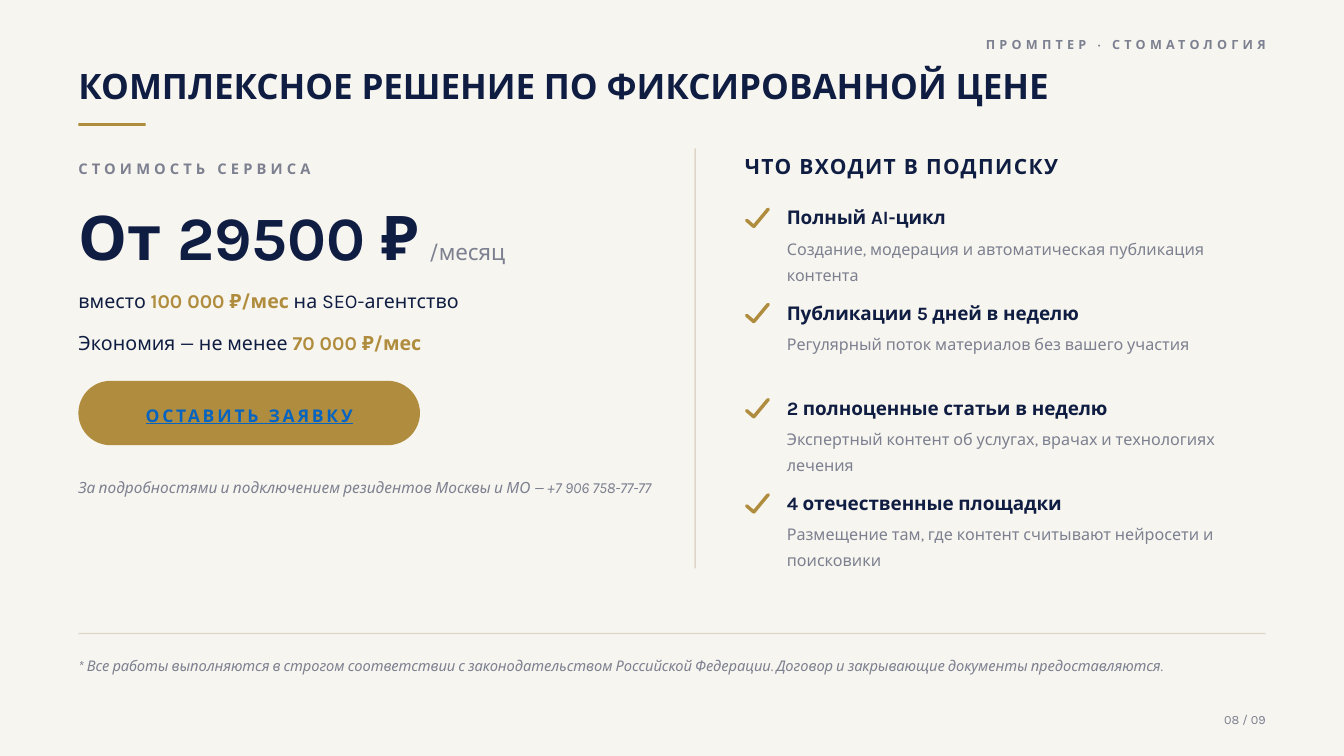
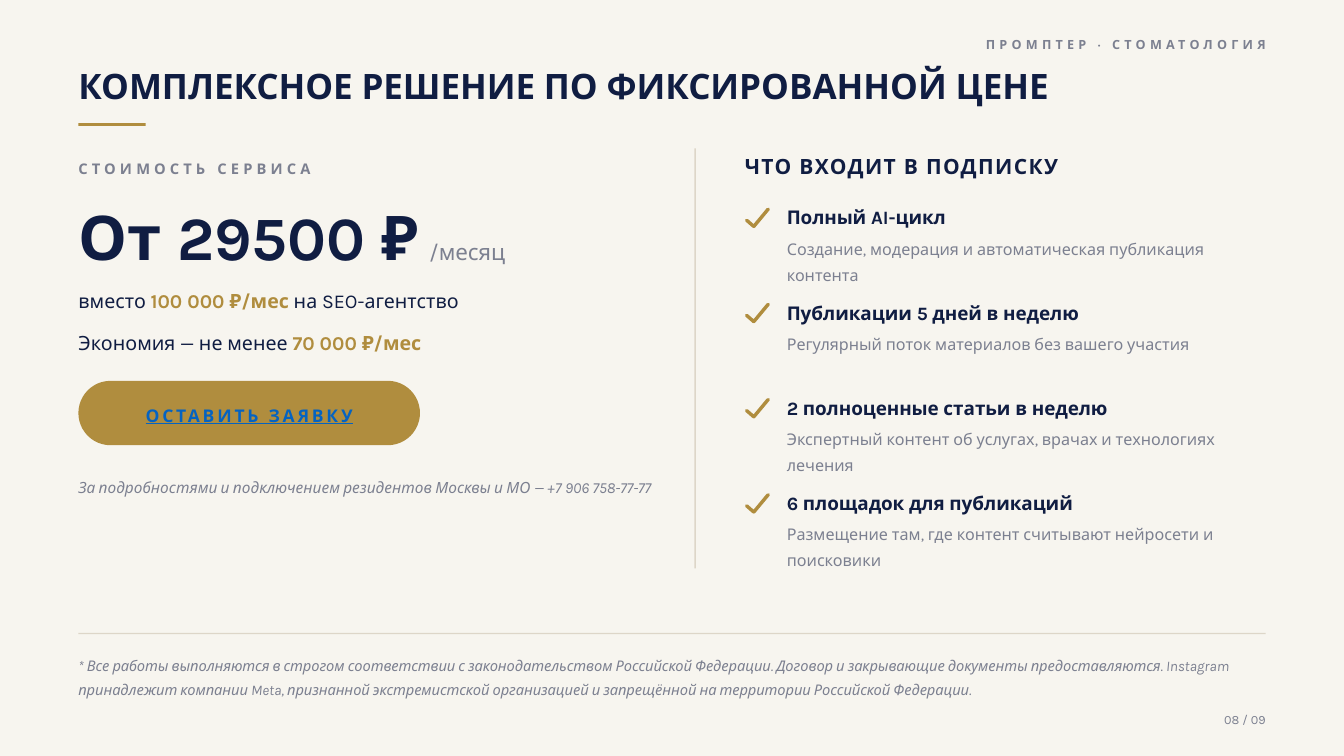
Before and after one commit to injusticebeast802-coder/taste-skill, a slide deck: slide 8 of prompter-moscow/presentation/prompter-dental.pptx. Drawn at 1344x756 pixels with LibreOffice and Linux fonts; fonts in the diff are those of the drawing. Boxes give left, top, right and bottom in pixels: in the first picture for what was removed or moved away, otherwise in the second. Text is boxed around its words. In the diff, an @@ line names an element or a change of style, - is before the commit and + after.

```diff
--- a/prompter-moscow/presentation/prompter-dental.pptx
+++ b/prompter-moscow/presentation/prompter-dental.pptx
@@ text at box(787, 495, 1073, 515): text changed @@
-4 отечественные площадки
+6 площадок для публикаций
@@ text at box(78, 660, 1229, 699): text changed @@
-* Все работы выполняются в строгом соответствии с законодательством Российской Федерации. Договор и закрывающие документы предоставляются.
+* Все работы выполняются в строгом соответствии с законодательством Российской Федерации. Договор и закрывающие документы предоставляются. Instagram принадлежит компании Meta, признанной экстремистской организацией и запрещённой на территории Российской Федерации.
```
Also in this commit, not shown: 2 other slides changed, 13 other files.
